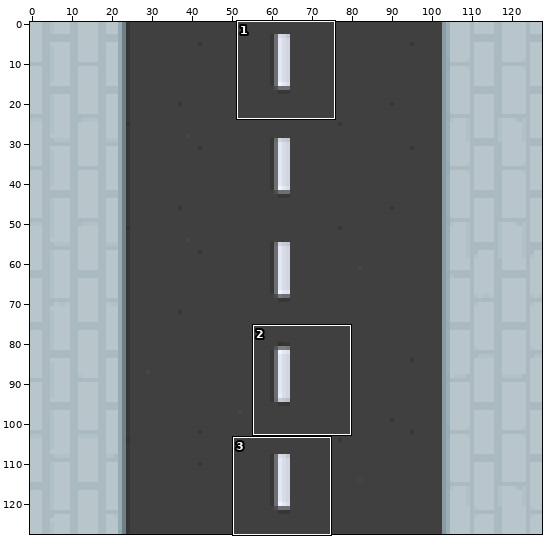
File history of a sprite sheet, resources/images/road_vertical.png. The first picture is a wide view before the edit; the outline marks the close-up.
Close-up. First the earlier version:
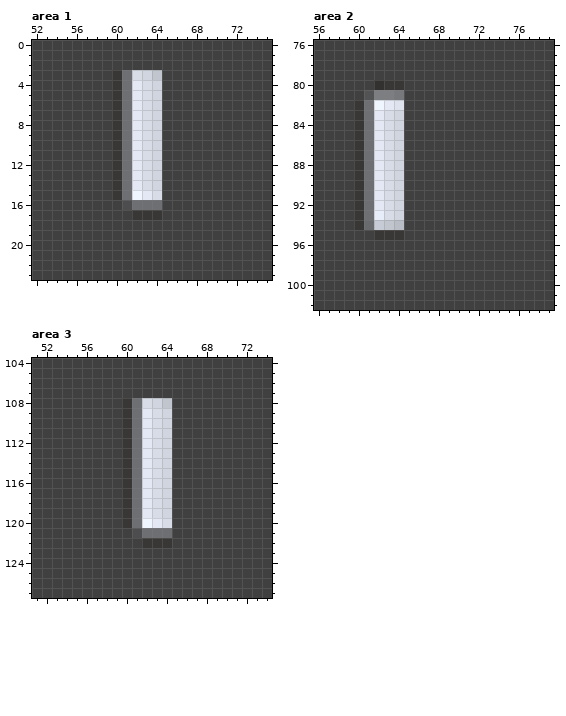
The file is 128x128 pixels. Colours within 5 levels of each other are drawn and written as one. Shown: area 1: x 52..75, y 0..23; area 2: x 56..79, y 76..102; area 3: x 51..74, y 104..127. The commit also changed other parts of the picture, which this record leaves out.
Now the later version:
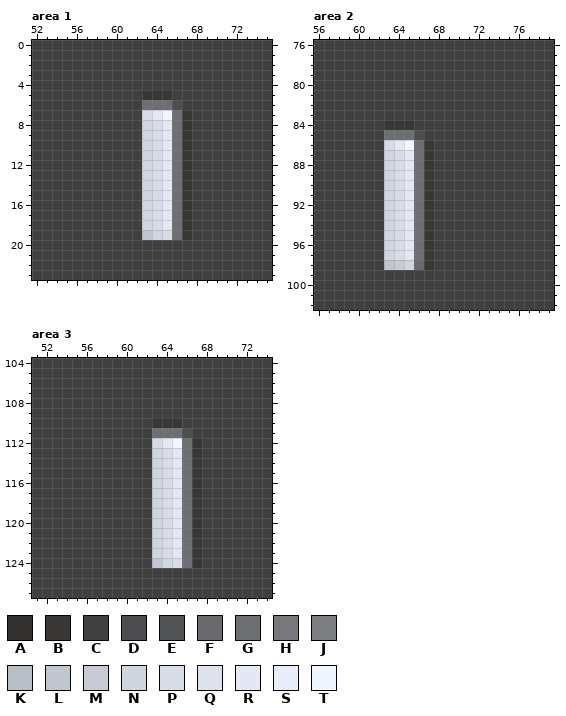
Palette (. is transparent): A #333130  B #393736  C #404040  D #4d4d4f  E #525354  F #696a6d  G #6e6f73  H #76787c  J #7c7e82  K #b9bdc5  L #c0c5ce  M #c6cbd5  N #d0d5df  P #d7dce7  Q #dde2ed  R #e3e8f4  S #e8edfa  T #f0f6ff
Edits made:
Changed rows in their new state; - is an unchanged pixel.
Area 1:
first column x 60:
 3 CCCCC---
 4 CCCCC---
 5 CCCBBB--
 6 CCCGGGD-
 7 CCC-RTGB
 8 CCCNPRGB
 9 CCCNPRGB
10 CCCNPRGB
11 CCCNPRGB
12 CCCNPRGB
13 CCCNPRGB
14 CCCNPRGB
15 CCCN-RGB
16 -CCNPRGB
17 --CNPRGB
18 ---NPRGB
19 ---LNPGB
Area 2:
first column x 60:
 80 --CCC---
 81 -CCCC---
 82 CCCCC---
 83 CCCCC---
 84 CCCBBB--
 85 CCCGGGD-
 86 CCC-RTGB
 87 CCCNPRGB
 88 CCCNPRGB
 89 CCCNPRGB
 90 CCCNPRGB
 91 CCCNPRGB
 92 CCCNPRGB
 93 CCCNPRGB
 94 CCCNPRGB
 95 --CNPRGB
 96 ---NPRGB
 97 ---NPRGB
 98 ---LMNFB
Area 3:
first column x 60:
108 CCCCC---
109 CCCCC---
110 CCCBBB--
111 CCCGGGD-
112 CCC-RTGB
113 CCCNPRGB
114 CCCNPRGB
115 CCCNPRGB
116 CCCNPRGB
117 CCCNPRGB
118 CCCNPRGB
119 CCCNPRGB
120 CCCN-RGB
121 -CCNPRGB
122 --CNPRGB
123 ---NPRGB
124 ---LNPGB
Boxes around the changes in both close-ups, in picture pixels (x1, y1, x2, y2):
changed: (112, 70, 192, 240)
changed: (354, 80, 434, 270)
changed: (122, 398, 202, 568)
